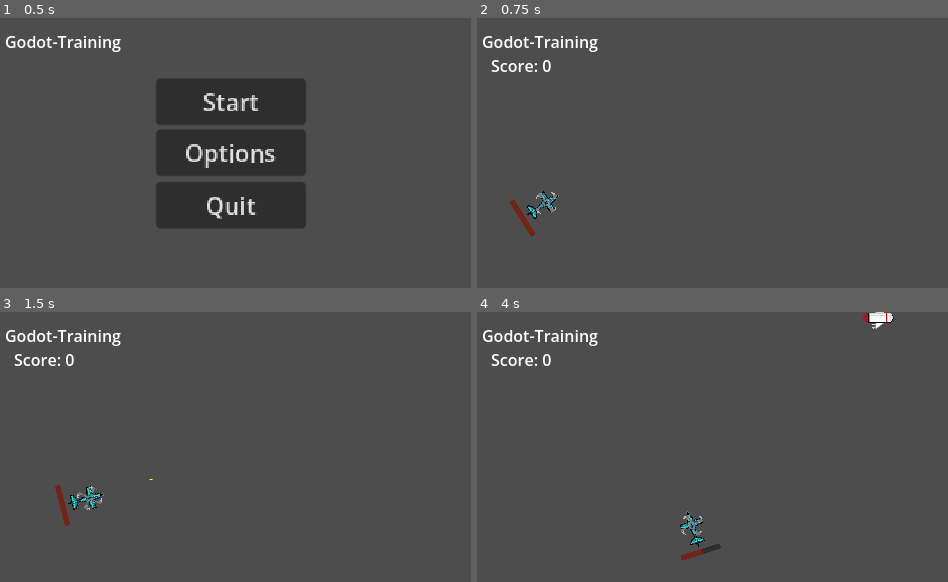
Above: before the commit, frames 1-4 (two rows, left to right).
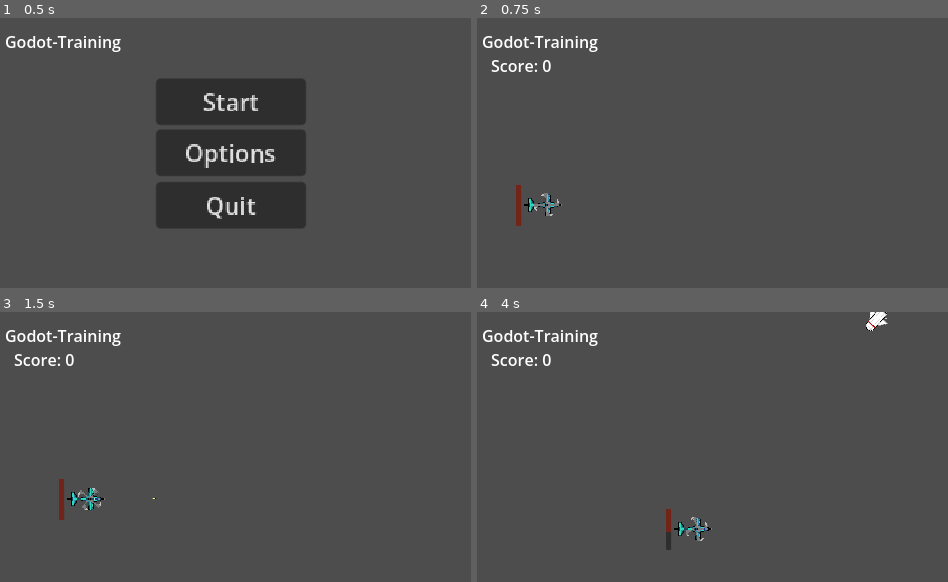
Above: after the commit, the same moments.

Repository: Aceralot/Shots-Fired
Game: Godot game, scene res://Objects/UI/MainMenu.tscn
Two runs of this game, one before a commit and one after it. Both use one fixed random seed, a clock stepped at 60 frames per second and the inputs below.
Inputs (mouse positions are in pixels of both pictures, inside the frame that each line leads up to):
- Up to frame 1 (0.5 s): no input
- Up to frame 2 (0.75 s): click "Start" at 0.5 s
- Up to frame 3 (1.5 s): tap Enter at 1.25 s; move the mouse to (334, 433) at 1.27 s; hold D (move_right) from 1.28 s (still down); hold Space (shoot) from 1.28 s (still down)
- Up to frame 4 (4 s): move the mouse to (613, 460) at 2.02 s; release D (move_right) at 2.03 s; release Space (shoot) at 2.03 s; hold S (move_down) 2.03-2.78 s; tap Space (shoot) at 2.1, 3.6 s; move the mouse to (754, 387) at 2.77 s; hold D (move_right) 2.78-3.53 s; hold Space (shoot) 2.78-3.53 s; move the mouse to (684, 501) at 3.52 s; hold W (move_up) from 3.53 s (still down)

Frame 1 is identical in both runs. In frame 2, 0.6% of the frame differs, in the area x 7-19%, y 61-82%; in frame 3, 0.5%; in frame 4, 1.0%, in the area x 40-89%, y 0-93%.

Commit message:
Enemy And Player Update
The enemy looks at the player and Explodes if hit. Player look
direction can be changed with the right joystick.

Diff:
--- a/Objects/Entity/player.tscn
+++ b/Objects/Entity/player.tscn
@@ -15,10 +15,27 @@
 signal scored
 
 var helath = 100
+var deadzone: float = 0.1
+var rotation_speed: float = 5.0
+var target_angle: float
+
+
 
 func _process(delta: float) -> void:
-	look_at( get_global_mouse_position())
-	pass
+	#look_at( get_global_mouse_position())
+
+
+	var input_vec: Vector2 = Vector2(
+		Input.get_joy_axis(0, JOY_AXIS_RIGHT_X),
+		Input.get_joy_axis(0, JOY_AXIS_RIGHT_Y)
+	)
+	if input_vec.length() >= deadzone:
+		target_angle = input_vec.angle() + deg_to_rad( 360.0 )
+
+	if rotation!= target_angle:
+		var rotation_lerp_weight: float = 1.0 - exp( -rotation_speed * delta)
+		rotation = lerp_angle( rotation, target_angle, rotation_lerp_weight )
+
 
 
 func _physics_process(delta) -> void:
@@ -115,6 +132,7 @@
 
 [node name="HitBox" type="Area2D" parent="." unique_id=1572353922]
 modulate = Color(1, 1, 1, 0.49995005)
+scale = Vector2(1.5000001, 1)
 
 [node name="CollisionShape2D" type="CollisionShape2D" parent="HitBox" unique_id=761902779]
 position = Vector2(-1, 0.5)
--- a/Scenes/Prototyping/enemy.tscn
+++ b/Scenes/Prototyping/enemy.tscn
@@ -2,10 +2,43 @@
 
 [ext_resource type="Script" uid="uid://b4b7xjle5gnhc" path="res://Scripts/Core/enemy.gd" id="1_gorhj"]
 [ext_resource type="Texture2D" uid="uid://dl6vbghs72nh2" path="res://Assets/Sprite/Enemy .png" id="2_5bh0a"]
+[ext_resource type="Texture2D" uid="uid://st58a2sj6j1n" path="res://Assets/Sprite/Destroy/Destroy.png" id="2_lv2hw"]
 
 [sub_resource type="CapsuleShape2D" id="CapsuleShape2D_wlrqd"]
 radius = 15.0
 height = 62.0
+
+[sub_resource type="AtlasTexture" id="AtlasTexture_qob5b"]
+atlas = ExtResource("2_lv2hw")
+region = Rect2(0, 0, 64, 64)
+
+[sub_resource type="AtlasTexture" id="AtlasTexture_fl3gv"]
+atlas = ExtResource("2_lv2hw")
+region = Rect2(64, 0, 64, 64)
+
+[sub_resource type="AtlasTexture" id="AtlasTexture_2pg8b"]
+atlas = ExtResource("2_lv2hw")
+region = Rect2(128, 0, 64, 64)
+
+[sub_resource type="AtlasTexture" id="AtlasTexture_366x3"]
+atlas = ExtResource("2_lv2hw")
+region = Rect2(0, 64, 64, 64)
+
+[sub_resource type="AtlasTexture" id="AtlasTexture_oxua0"]
+atlas = ExtResource("2_lv2hw")
+region = Rect2(64, 64, 64, 64)
+
+[sub_resource type="AtlasTexture" id="AtlasTexture_oqmat"]
+atlas = ExtResource("2_lv2hw")
+region = Rect2(128, 64, 64, 64)
+
+[sub_resource type="AtlasTexture" id="AtlasTexture_74oeg"]
+atlas = ExtResource("2_lv2hw")
+region = Rect2(0, 128, 64, 64)
+
+[sub_resource type="AtlasTexture" id="AtlasTexture_chjw5"]
+atlas = ExtResource("2_lv2hw")
+region = Rect2(64, 128, 64, 64)
 
 [sub_resource type="AtlasTexture" id="AtlasTexture_kfuyl"]
 atlas = ExtResource("2_5bh0a")
@@ -17,6 +50,35 @@
 
 [sub_resource type="SpriteFrames" id="SpriteFrames_3ldh3"]
 animations = [{
+"frames": [{
+"duration": 1.0,
+"texture": SubResource("AtlasTexture_qob5b")
+}, {
+"duration": 1.0,
+"texture": SubResource("AtlasTexture_fl3gv")
+}, {
+"duration": 1.0,
+"texture": SubResource("AtlasTexture_2pg8b")
+}, {
+"duration": 1.0,
+"texture": SubResource("AtlasTexture_366x3")
+}, {
+"duration": 1.0,
+"texture": SubResource("AtlasTexture_oxua0")
+}, {
+"duration": 1.0,
+"texture": SubResource("AtlasTexture_oqmat")
+}, {
+"duration": 1.0,
+"texture": SubResource("AtlasTexture_74oeg")
+}, {
+"duration": 1.0,
+"texture": SubResource("AtlasTexture_chjw5")
+}],
+"loop": false,
+"name": &"Destroy",
+"speed": 15.0
+}, {
 "frames": [{
 "duration": 1.0,
 "texture": SubResource("AtlasTexture_kfuyl")
@@ -34,6 +96,7 @@
 
 [node name="Enemy" type="CharacterBody2D" unique_id=1174540543]
 scale = Vector2(0.5, 0.5)
+safe_margin = 0.13
 script = ExtResource("1_gorhj")
 
 [node name="CollisionShape2D" type="CollisionShape2D" parent="." unique_id=405697487]
@@ -44,6 +107,7 @@
 texture_filter = 1
 sprite_frames = SubResource("SpriteFrames_3ldh3")
 animation = &"Idle"
+autoplay = "Idle"
 
 [node name="Hitbox" type="Area2D" parent="." unique_id=864339758]
 
--- a/Scripts/Core/enemy.gd
+++ b/Scripts/Core/enemy.gd
@@ -7,13 +7,27 @@
 const SPEED = 30
 var player : Node2D
 
+func _ready() -> void:
+	$AnimatedSprite2D.play("Idle")
+
+
 func _physics_process(delta: float) -> void:
 	#where is the player
 	var direction = (player.global_position - global_position).normalized()
 	velocity = direction * SPEED
+
 	move_and_slide()
 
 func _on_area_entered(area: Area2D) -> void:
+
 	if area is Bullet:
+		$CollisionShape2D.queue_free()
+		$Hitbox.queue_free()
+		$AnimatedSprite2D.play("Destroy")
+		await $AnimatedSprite2D.animation_finished
 		queue_free()
-		area.queue_free()
+
+
+
+func _process(delta: float) -> void:
+	look_at( player.global_position )
--- a/Scripts/UI/mainmenu.gd
+++ b/Scripts/UI/mainmenu.gd
@@ -20,6 +20,7 @@
 var current_panel
 
 func _ready():
+	grab_focus()
 	current_panel = menu
 	_show_panel(menu)
 	_update_back_button()
--- a/project.godot
+++ b/project.godot
@@ -35,6 +35,14 @@
 
 [input]
 
+ui_accept={
+"deadzone": 0.5,
+"events": Array[InputEvent]([Object(InputEventKey,"resource_local_to_scene":false,"resource_name":"","device":0,"window_id":0,"alt_pressed":false,"shift_pressed":false,"ctrl_pressed":false,"meta_pressed":false,"pressed":false,"keycode":4194309,"physical_keycode":0,"key_label":0,"unicode":0,"location":0,"echo":false,"script":null)
+, Object(InputEventKey,"resource_local_to_scene":false,"resource_name":"","device":0,"window_id":0,"alt_pressed":false,"shift_pressed":false,"ctrl_pressed":false,"meta_pressed":false,"pressed":false,"keycode":4194310,"physical_keycode":0,"key_label":0,"unicode":0,"location":0,"echo":false,"script":null)
+, Object(InputEventKey,"resource_local_to_scene":false,"resource_name":"","device":0,"window_id":0,"alt_pressed":false,"shift_pressed":false,"ctrl_pressed":false,"meta_pressed":false,"pressed":false,"keycode":32,"physical_keycode":0,"key_label":0,"unicode":0,"location":0,"echo":false,"script":null)
+, Object(InputEventJoypadButton,"resource_local_to_scene":false,"resource_name":"","device":-1,"button_index":0,"pressure":0.0,"pressed":false,"script":null)
+])
+}
 move_left={
 "deadzone": 0.5,
 "events": Array[InputEvent]([Object(InputEventKey,"resource_local_to_scene":false,"resource_name":"","device":0,"window …(207 unchanged characters)…
@@ -58,6 +66,7 @@
 "events": Array[InputEvent]([Object(InputEventKey,"resource_local_to_scene":false,"resource_name":"","device":0,"window …(207 unchanged characters)…
 , Object(InputEventMouseButton,"resource_local_to_scene":false,"resource_name":"","device":-1,"window_id":0,"alt_presse …(244 unchanged characters)…
 , Object(InputEventKey,"resource_local_to_scene":false,"resource_name":"","device":0,"window_id":0,"alt_pressed":false,"shift_pressed":false,"ctrl_pressed":false,"meta_pressed":false,"pressed":false,"keycode":0,"physical_keycode":79,"key_label":0,"unicode":0,"location":0,"echo":false,"script":null)
+, Object(InputEventJoypadMotion,"resource_local_to_scene":false,"resource_name":"","device":-1,"axis":5,"axis_value":1.0,"script":null)
 ])
 }
 move_right={
@@ -84,7 +93,7 @@
 
 project/editorState=[{
 "column": 0,
-"line": 0,
+"line": 8,
 "path": "res://Scripts/Player/gun.gd",
 "type": "file"
 }, {
@@ -114,7 +123,7 @@
 "type": "file"
 }, {
 "column": 0,
-"line": 0,
+"line": 22,
 "path": "res://Scripts/UI/mainmenu.gd",
 "type": "file"
 }, {
@@ -123,13 +132,13 @@
 "path": "res://Scripts/Utils/enemy_spawner.gd",
 "type": "file"
 }, {
-"column": 0,
-"line": 6,
+"column": 32,
+"current": true,
+"line": 23,
 "path": "res://Scripts/Core/enemy.gd",
 "type": "file"
 }, {
 "column": 0,
-"current": true,
 "line": 0,
 "path": "res://Scripts/UI/score.gd",
 "type": "file"
Binary file added: Assets/Sprite/Destroy/Destroy - 1.png
Not shown, added: Assets/Sprite/Destroy/Destroy - 1.png.import
Binary file added: Assets/Sprite/Destroy/Destroy - 2.png
Not shown, added: Assets/Sprite/Destroy/Destroy - 2.png.import
Binary file added: Assets/Sprite/Destroy/Destroy - 3.png
Not shown, added: Assets/Sprite/Destroy/Destroy - 3.png.import
Binary file added: Assets/Sprite/Destroy/Destroy - 4.png
Not shown, added: Assets/Sprite/Destroy/Destroy - 4.png.import
Binary file added: Assets/Sprite/Destroy/Destroy - 5.png
Not shown, added: Assets/Sprite/Destroy/Destroy - 5.png.import
Binary file added: Assets/Sprite/Destroy/Destroy - 6.png
Not shown, added: Assets/Sprite/Destroy/Destroy - 6.png.import
(and 10 more such lines)
